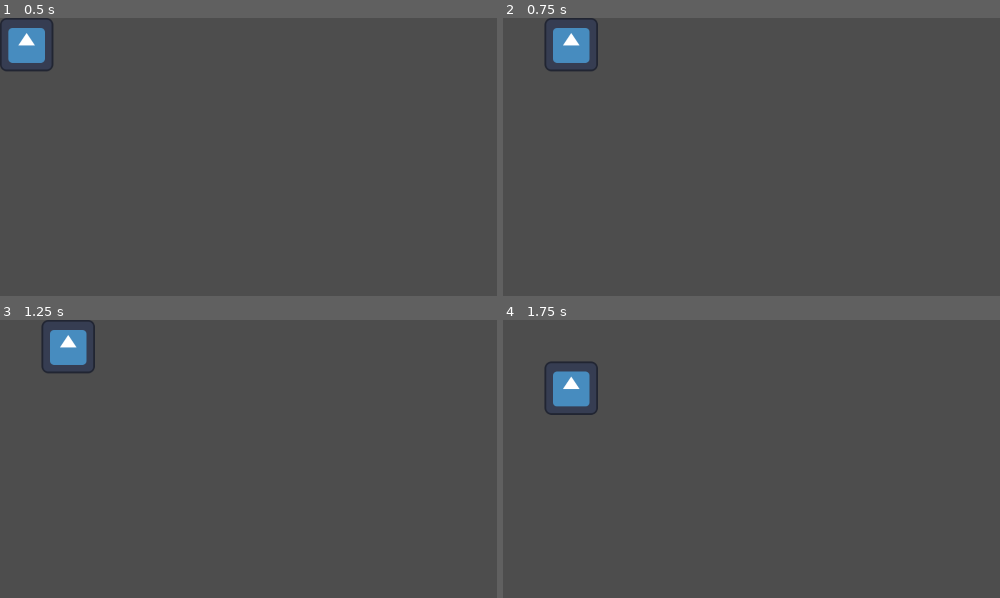
Above: before the commit, frames 1-4 (two rows, left to right).
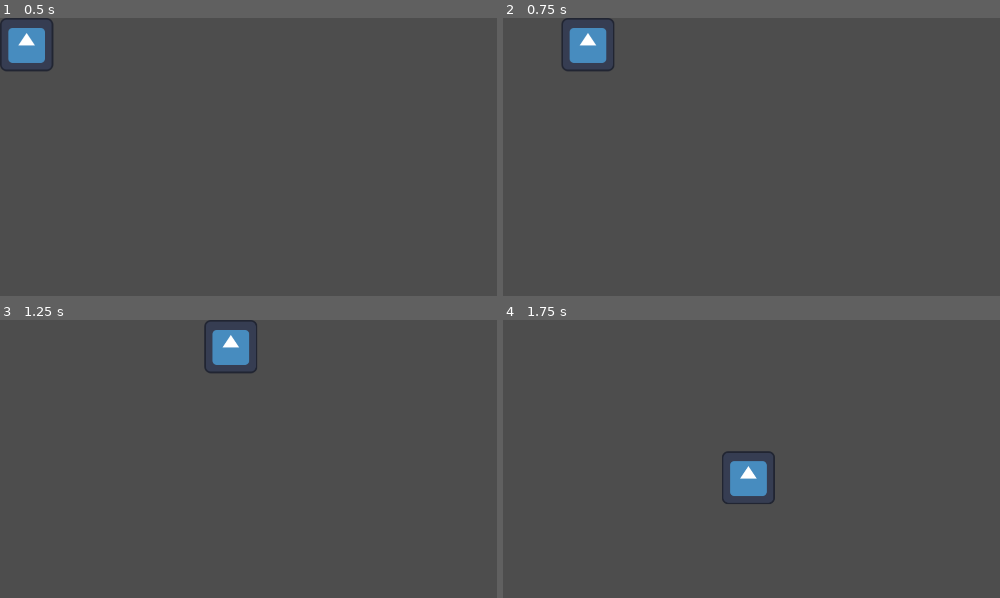
Above: after the commit, the same moments.

Repository: aayamneupane/Survivor-Archade
Game: Godot game, scene res://player.tscn
Same seed, same stepped clock (60 frames per second), same inputs: the game is played once before the commit and once after it. The project has no main scene, so this scene is started directly. The engine's default icon, where the game draws it, is replaced by a stand-in: a white triangle on a blue panel in a dark square.
Inputs:
- Up to frame 1 (0.5 s): no input
- Up to frame 2 (0.75 s): tap Enter at 0.5 s; hold D (key_right) from 0.53 s (still down)
- Up to frame 3 (1.25 s): keep holding D (key_right)
- Up to frame 4 (1.75 s): release D (key_right) at 1.28 s; hold S (key_down) from 1.28 s (still down)

Frame 1 is identical in both runs. In frame 2, 1.3% of the frame differs, in the area x 8-23%, y 0-20%; in frame 3, 2.4%; in frame 4, 2.5%, in the area x 8-55%, y 14-67%.

Commit message:
player movement prototype complete

Diff:
--- a/player.gd
+++ b/player.gd
@@ -4,35 +4,35 @@
 
 var screen_size : Vector2
 
-var move_speed := 100
+var move_speed := 700
 
 
 func _ready() -> void:
 	screen_size = get_viewport_rect().size
 
 
-func _unhandled_input(event: InputEvent) -> void:
+func _physics_process(delta: float) -> void:
 	var velocity := Vector2.ZERO
 
-	if event.is_action_pressed("key_left"):
+	if Input.is_action_pressed("key_left"):
 		# move left
 		velocity.x -= 1
 
-	if event.is_action_pressed("key_right"):
+	if Input.is_action_pressed("key_right"):
 		# move right
 		velocity.x += 1
 
-	if event.is_action_pressed("key_up"):
+	if Input.is_action_pressed("key_up"):
 		# move up
 		velocity.y -= 1
 
-	if event.is_action_pressed("key_down"):
+	if Input.is_action_pressed("key_down"):
 		# move down
 		velocity.y += 1
 
 	if velocity.length() > 0:
-		velocity = velocity.normalized() * move_speed
+		velocity += velocity.normalized() * move_speed
 
-	position += velocity
-	position.x = clamp(position.x, 0, screen_size.x)
-	position.y = clamp(position.y, 0, screen_size.y)
+	position += velocity * delta
+	position.x = clamp(position.x, 0, screen_size.x - player_skin.size.x)
+	position.y = clamp(position.y, 0, screen_size.y - player_skin.size.y)
